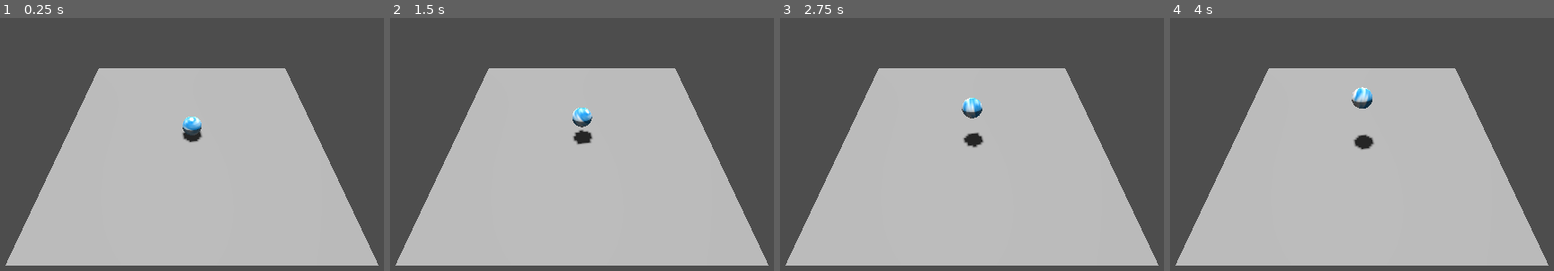
Above: before the commit, frames 1-4 (left to right).
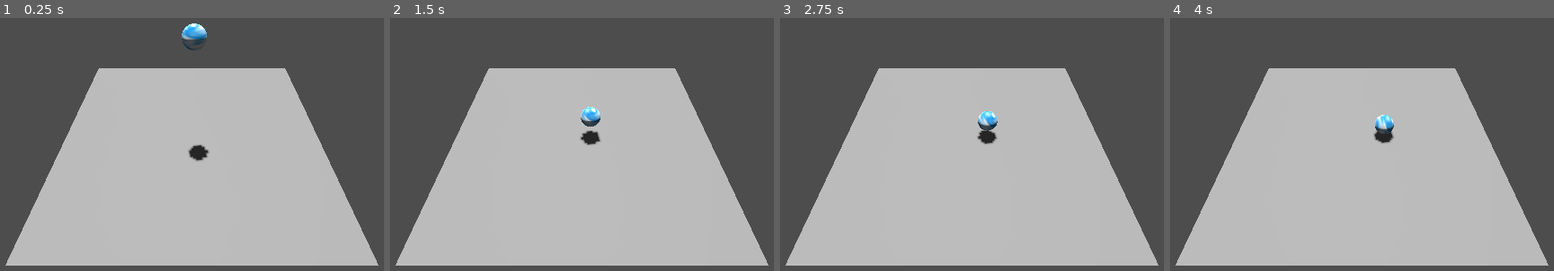
Above: after the commit, the same moments.

Repository: ColtonPhillips/geome
Game: Godot game, scene res://world/test_world.tscn
The game is run twice, just before and just after one commit, with the same random seed, the same clock (stepped at 60 frames per second) and the same inputs.
Inputs:
- Up to frame 1 (0.25 s): no input
- Up to frame 2 (1.5 s): no input
- Up to frame 3 (2.75 s): no input
- Up to frame 4 (4 s): no input

The runs differ from the first frame. In frame 1, 1.1% of the frame differs, in the area x 47-55%, y 2-57%; in frame 2, 0.7%; in frame 3, 1.0%; in frame 4, 1.1%.

Commit message:
Add a bounce

Diff:
--- a/script/pellet.gd
+++ b/script/pellet.gd
@@ -1,35 +1,46 @@
 extends Node3D
 
 # Enum to define movement directions
-enum MoveDirection {
+enum AnimationDemo {
 	X,
 	Z,
 	Y,
+	BOUNCE
 }
 
-# Export variable to set direction in the editor
-@export var direction: MoveDirection = MoveDirection.X
+@onready var initial_position = position
 
-# Movement speed of the pellet
+@export var direction: AnimationDemo = AnimationDemo.X
 @export var speed: float = 0.008
+
+
+var elapsed_time = 0.0
+var frequency := 6  # Frequency of the bounces
+func get_y_position(delta: float) -> float:
+	elapsed_time += delta
+	frequency += delta
+	var initial_height := 6.0  # Starting height in pixels or units
+	var damping := 0.8  # Damping factor to reduce height over time (try values between 0.2 and 0.8)
+	return initial_height * exp(-damping * elapsed_time) * abs(sin(frequency * elapsed_time))
 
 # https://docs.godotengine.org/en/stable/tutorials/3d/introduction_to_3d.html#coordinate-system
 # Here we are getting to know the coordinate system. The below code will push the X/Y/Z in a positive direction.
 # Positive X = RIGHT
 # Positive Z = BACK (toward the camera, when looking at the default setting of the editor)
 # Positive Y = UP
-
 func _process(delta: float) -> void:
 	# Move pellet based on the selected direction
 	match direction:
-		MoveDirection.X:
+		AnimationDemo.X:
 			global_translate(Vector3.RIGHT * speed)
 			rotate(Vector3.RIGHT.cross(Vector3.DOWN), speed)
-		MoveDirection.Z:
+		AnimationDemo.Z:
 			global_translate(Vector3.BACK * speed)
 			rotate(Vector3.BACK.cross(Vector3.DOWN), speed)
-		MoveDirection.Y:
+		AnimationDemo.Y:
 			global_translate(Vector3.UP * speed)
 			rotate(Vector3.UP.cross(Vector3.RIGHT), speed)
-
-	print(position)
+		AnimationDemo.BOUNCE:
+			global_translate(Vector3.RIGHT * 0.6 * speed)
+			rotate(Vector3.RIGHT.cross(Vector3.DOWN), 0.6 * speed)
+			global_position.y = get_y_position(delta) + initial_position.y
--- a/world/test_world.tscn
+++ b/world/test_world.tscn
@@ -18,7 +18,7 @@
 
 [node name="Pellet" parent="." instance=ExtResource("1_1w8jl")]
 transform = Transform3D(1, 6.65068e-10, 8.73115e-11, -1.4283e-09, 1, -6.98492e-10, 0, 8.14907e-10, 1, 0.00172574, 0.490482, -0.000565973)
-direction = 2
+direction = 3
 
 [node name="Camera3D2" type="Camera3D" parent="."]
 transform = Transform3D(1, 0, 0, 0, 0.707107, 0.707107, 0, -0.707107, 0.707107, 0, 10, 10)
